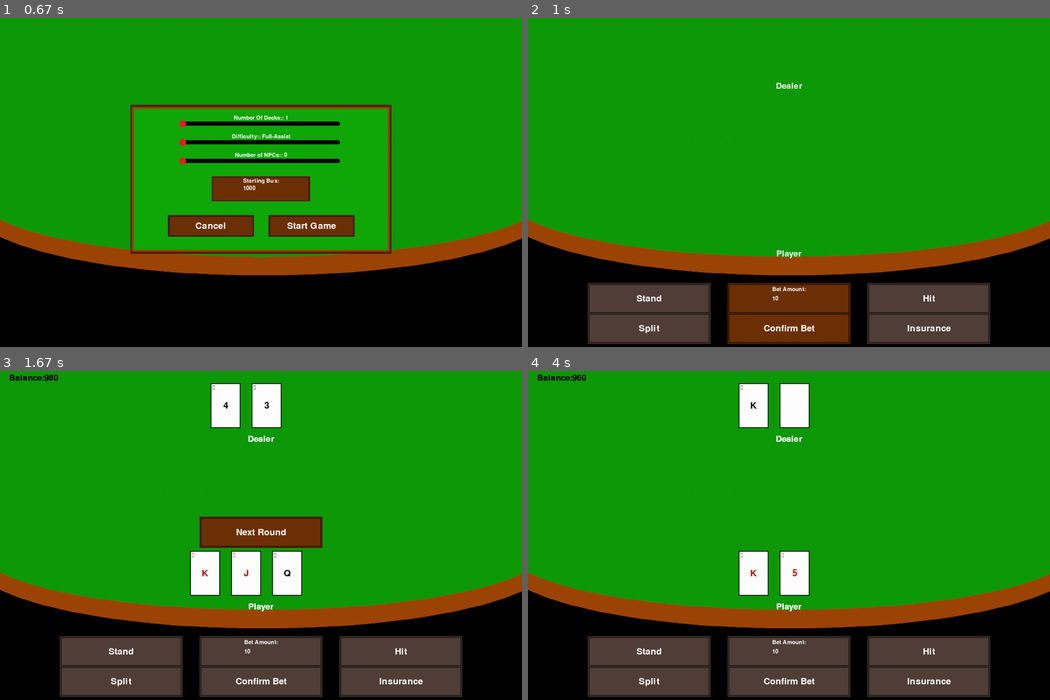
Above: before the commit, frames 1-4 (two rows, left to right).
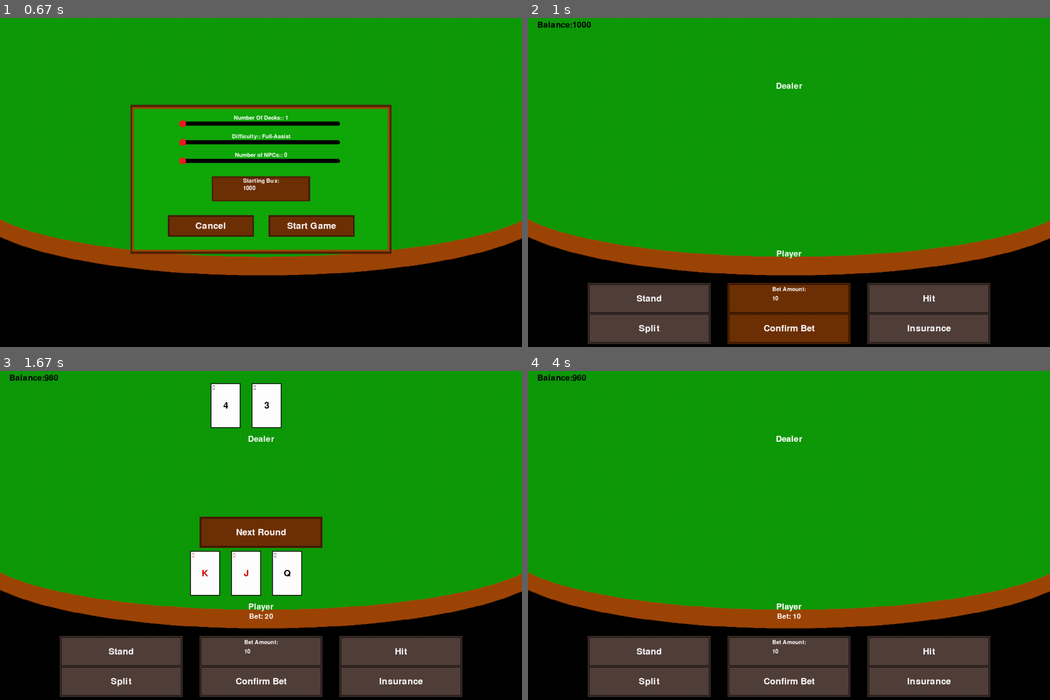
Above: after the commit, the same moments.

Repository: CDonners/None-Exam-Assessment-2026-AQA
Game: pygame game, started from bankrollBust/main.py
The game is run twice, just before and just after one commit, with the same random seed, the same clock (stepped at 60 frames per second) and the same inputs.
Inputs (mouse positions are in pixels of both pictures, inside the frame that each line leads up to):
- Up to frame 1 (0.67 s): press the mouse at (261, 123) at 0.37 s; move the mouse to (266, 202) at 0.47 s; release the mouse at (276, 277) at 0.6 s
- Up to frame 2 (1 s): click "Start Game" at 0.78 s
- Up to frame 3 (1.67 s): click "Confirm Bet" at 1.08 s; press the mouse at (261, 532) at 1.4 s; move the mouse to (240, 476) at 1.5 s; release the mouse at (219, 423) at 1.63 s
- Up to frame 4 (4 s): press the mouse at (789, 532) at 1.73 s; move the mouse to (841, 482) at 1.83 s; release the mouse at (893, 433) at 1.97 s; press the mouse at (789, 680) at 2.07 s; move the mouse to (862, 667) at 2.17 s; release the mouse at (935, 653) at 2.3 s; press the mouse at (929, 650) at 2.4 s; move the mouse to (825, 565) at 2.5 s; release the mouse at (721, 479) at 2.63 s; press the mouse at (929, 650) at 2.73 s; move the mouse to (856, 601) at 2.83 s; release the mouse at (783, 551) at 2.97 s; press the mouse at (789, 532) at 3.07 s; move the mouse to (710, 532) at 3.17 s; release the mouse at (632, 535) at 3.3 s; click "Confirm Bet" at 3.92 s

Frame 1 is identical in both runs. In frame 2, 0.1% of the frame differs, in the area x 1-13%, y 1-3%; in frame 3, 0.1%; in frame 4, 3.2%, in the area x 3-54%, y 1-76%.

Commit message:
Integegrating bet amounts and balance along with some bugs

Diff:
--- a/bankrollBust/main.py
+++ b/bankrollBust/main.py
@@ -5,9 +5,8 @@
 ## SHORT TERM GOALS
 # TODO Handle if player ges 21 or if player gets blackjack - Semi Done
 # TODO Handle deck running out of cards somehow
-# TODO Display current bustBux total
-# TODO Display current bet of each player
 # TODO Handle player running out of bustBux
+# TODO Fix infinite money glitch - use a set of owed players each element [playerObj, "Won"/"Draw"]
 
 # Pygame Setup
 pygame.init() # Initialise Pygame
@@ -60,23 +59,29 @@
         # Check if player has natural blackjack
         hitButton.makeInteractable()
         standButton.makeInteractable()
-        if game.checkBlackjack(currentPlayer):
-            currentPlayer.bustBux += 2.5*currentPlayer.bet
-            endPlayerTurn()
         # Making actions available
         if len(currentPlayer.hand) > 2: # Special cases not available
             splitButton.makeUninteractable()
             insuranceButton.makeUninteractable()
+        # Checks if player has natural blackjack
+        elif game.checkBlackjack(currentPlayer):
+            currentPlayer.bustBux += 2.5*currentPlayer.bet
+            endPlayerTurn()
         else: # Need to check if special cases are available
+            # Check's if split is available
             if currentPlayer.hand[0].face == currentPlayer.hand[1].face: # If player's cards are equal
                 splitButton.makeInteractable()
+            # Checks if insurance is available
             if dealer.hand[0].face == "A": # If the dealer has a visible Ace
                 insuranceButton.makeInteractable()
+            # Makes double down available
             if doubleDownButton.updateImage(event): # If the player hasn't acted they can double down
                 currentPlayer.bustBux -= currentPlayer.bet # Remove the additional bet from their total
                 currentPlayer.bet *= 2 # Double the bet
                 # Usual card dealing process
                 currentPlayer.dealCard(game.deckInstance)
+                game.updateBet(currentPlayerIndex)
+                print(currentPlayer.bet)
                 if game.checkBusted(currentPlayer):
                     endPlayerTurn()
                     currentPlayer.bust(game)
@@ -85,7 +90,10 @@
     while gamePlayRunning:
         for event in pygame.event.get(): # Checking for events
             screen.blit(bg, (0,0)) # Set the screen as my background
-            game.drawPlayerTexts()
+            # game.drawPlayerTexts()
+            # game.drawBalance()
+            # game.drawPlayerBets()
+            game.updateImage()
             if event.type == pygame.QUIT: # If the user presses the X button, quit game
                 quit()
             # Draw buttons
@@ -114,6 +122,7 @@
                 elif currentPlayer.name == "Dealer": # Checks if the current player is the dealer - Signals end of betting phase
                     currentPlayerIndex = 0
                     bettingPhase = False
+                    game.createPlayerBetTexts()
                 else: # Current player is an NPC
                     playerBet = game.players[currentPlayerIndex].calculateBet()
                     currentPlayer.bet = playerBet
@@ -156,21 +165,23 @@
                                 stoodPlayer = game.stoodHands[hand]
                                 stoodPlayer.bustBux += 2*stoodPlayer.bet
                                 # TODO handle end of round
+                        # Waiting for player to be ready for the next round
                         if nextRoundButton.updateImage(event):
                             # Reset game
                             currentPlayerIndex = 0
                             game.bustPlayers = 0
                             game.stoodHands = {}
+                            game.betTexts = []
                             game.roundStarted = False
                             bettingPhase = True
                             for player in game.players:
                                 player.newRound()
-                    elif currentPlayer.handValue < 17 and len(game.players)-1 != game.bustPlayers and len(game.stoodHands) != 0: # If dealer's hand is below 17 must hit, do not hit if all players are bust
+                    elif currentPlayer.handValue < 17 and len(game.players)-1 != game.bustPlayers and len(game.stoodHands) != 0: # If dealer's hand is below 17 must hit, do not hit if all players are bust or all players have blackjack
                         currentPlayer.dealCard(game.deckInstance)
                     else:
                         currentPlayer.stand(game)
-
-                else: # Is NPC's turn
+                # NPC's turn
+                else:
                     if currentPlayer.isStood or currentPlayer.isBusted:
                         currentPlayerIndex += 1
         # Initial deal happens once, after betting
@@ -179,8 +190,9 @@
                 game.initialDeal()
                 game.stoodHands = {} # Reset stood hand
                 game.drawPlayerTexts()  # Draw player names
+                game.drawPlayerBets() # Draw player bets
                 game.roundStarted = True  # Mark the round as started
-            game.updateImage()
+            #game.updateImage()
         pygame.display.update()
 
 
